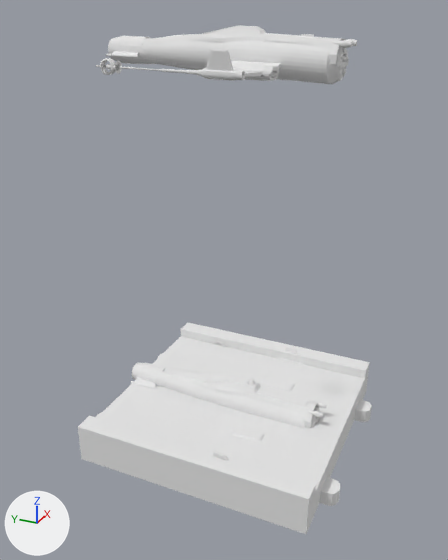
A saved change to the OBJ model assets/ships-v2/small/fireball/fireball.obj.
Camera for both pictures: a camera (50 mm lens) standing at (-5.01, -2.12, 4.01) and looking at (-0.15, 0.06, 1.58). Lighting does not change. The marker at lower left points along +X, +Y and +Z. Where no turn or scale is listed for an object, it has been applied to the vertices.

Script lines for the objects in view, before the commit:
```python
me_small_base_cube_002_stand_sep11_auv2_001 = bpy.data.meshes.new('small_base_Cube.002_Stand_sep11_auv2.001')
me_small_base_cube_002_stand_sep11_auv2_001.from_pydata(...)  # 6954 vertices, 13392 faces, 4 loose edges; spans x -1.03..1.02, y -0.95..1.22, z -0.02..0.4
me_small_base_cube_002_stand_sep11_auv2_001.materials.append(mat_none_003)  # white #e7e7e7
me_small_base_cube_002_stand_sep11_auv2_002 = bpy.data.meshes.new('small_base_Cube.002_Stand_sep11_auv2.002')
me_small_base_cube_002_stand_sep11_auv2_002.from_pydata(...)  # 7103 vertices, 13677 faces, 4 loose edges; spans x -1.16..1.16, y -1.31..1.31, z -0.15..3.8
me_small_base_cube_002_stand_sep11_auv2_002.materials.append(mat_none_002)  # white #e7e7e7
ob_small_base_cube_002_stand_sep11_auv2_001 = bpy.data.objects.new('small_base_Cube.002_Stand_sep11_auv2.001', me_small_base_cube_002_stand_sep11_auv2_001)
ob_small_base_cube_002_stand_sep11_auv2_001.location = (0.0, 0.0, 0.0)
ob_small_base_cube_002_stand_sep11_auv2_002 = bpy.data.objects.new('small_base_Cube.002_Stand_sep11_auv2.002', me_small_base_cube_002_stand_sep11_auv2_002)
ob_small_base_cube_002_stand_sep11_auv2_002.location = (0.0, 0.0, 0.0)
```
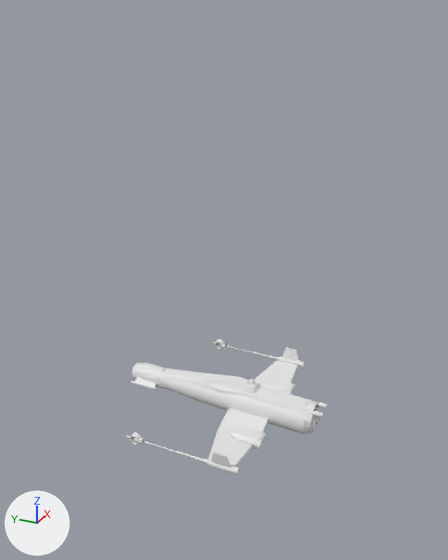
Patch to the scene script:
```diff
--- a/assets/ships-v2/small/fireball/fireball.obj.py
+++ b/assets/ships-v2/small/fireball/fireball.obj.py
@@ ob_small_base_cube_002_stand_sep11_auv2_002 @@
-ob_small_base_cube_002_stand_sep11_auv2_002 = bpy.data.objects.new('small_base_Cube.002_Stand_sep11_auv2.002', me_small_base_cube_002_stand_sep11_auv2_002)
-ob_small_base_cube_002_stand_sep11_auv2_002.location = (0.0, 0.0, 0.0)
```

Boxes (x1, y1, x2, y2) around the edits, measured in the pictures (448 x 560 px):
'small_base_Cube.002_Stand_sep11_auv2.002', deleted: before (78, 25, 372, 534)
